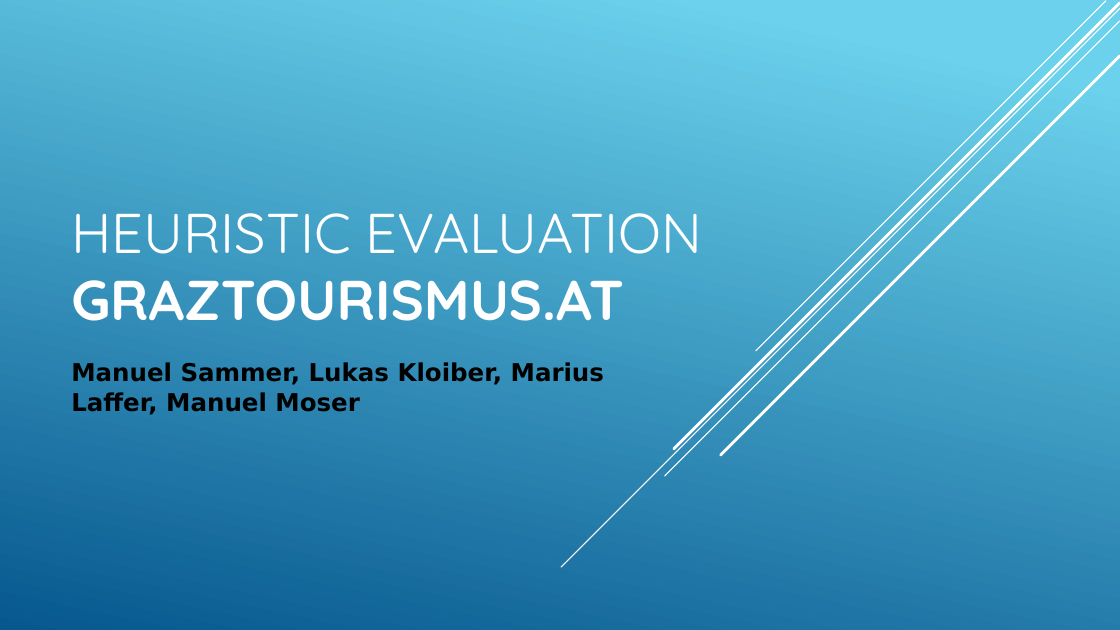
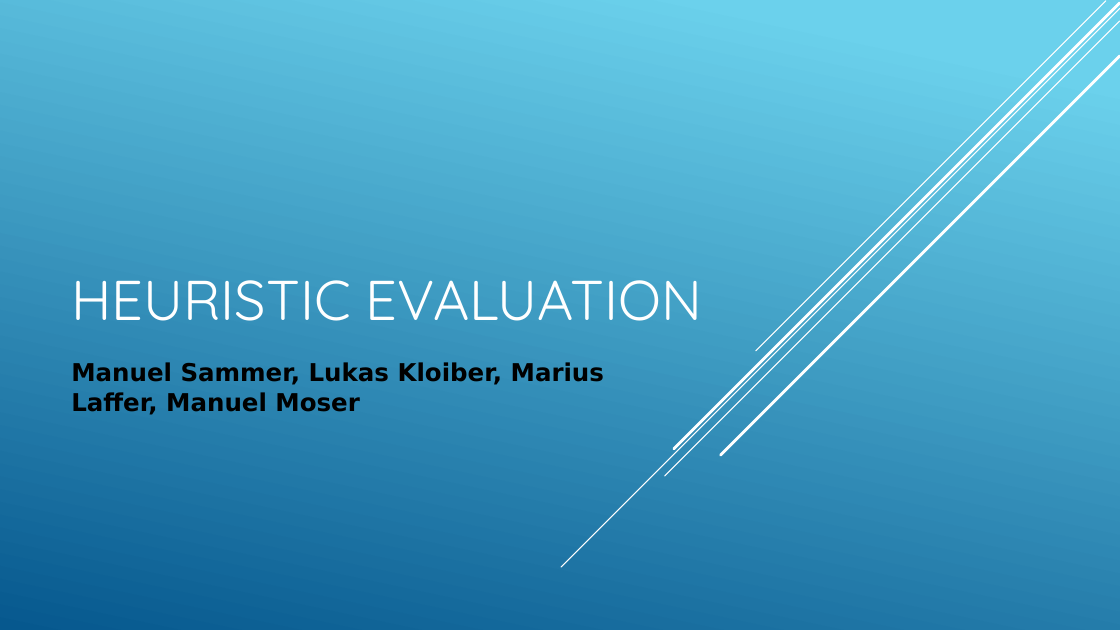
Before and after one commit to Deadmann1/hci_06_06, a slide deck: slide 1 of presentation/presentation.pptx. Drawn at 1120x630 pixels with LibreOffice and Linux fonts; fonts in the diff are those of the drawing. Boxes give left, top, right and bottom in pixels: in the first picture for what was removed or moved away, otherwise in the second. Text is boxed around its words. In the diff, an @@ line names an element or a change of style, - is before the commit and + after.

```diff
--- a/presentation/presentation.pptx
+++ b/presentation/presentation.pptx
@@ title at [71, 280, 702, 321]: text changed @@
-HEURISTIC EVALUATION
-GRAZTOURISMUS.AT
+HEURISTIC EVALUATION
```
Also in this commit, not shown: 1 other slide changed, 15 slides added, 3 slides removed, 3 other files.
